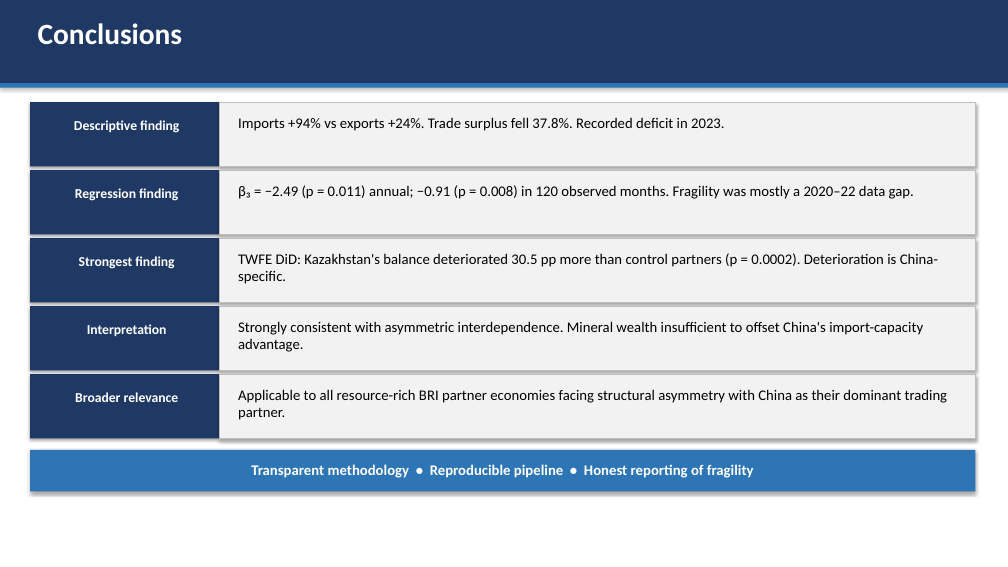
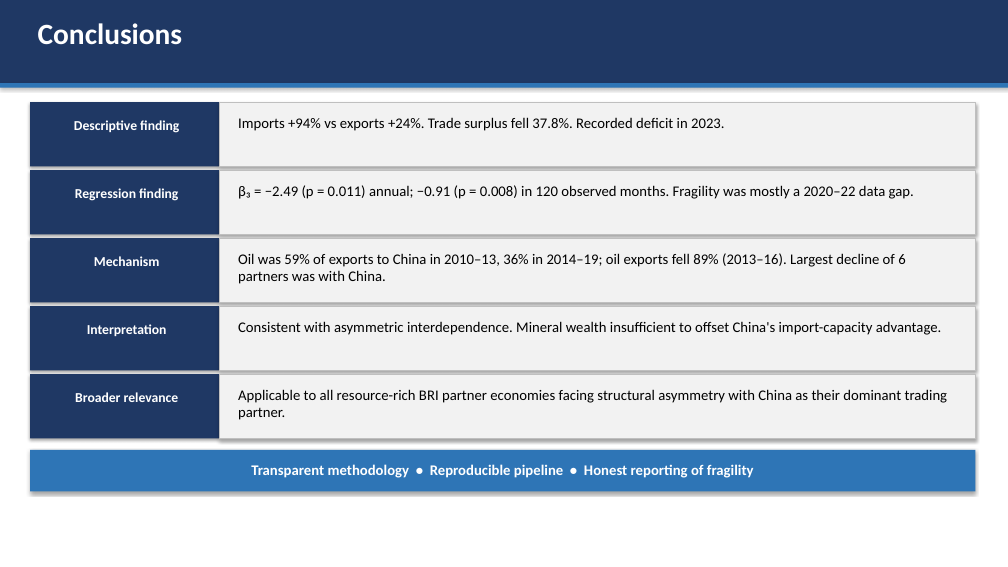
Before and after one commit to omirbeknikar-ship-it/dissertation-final, a slide deck: slide 22 of Paper/defense_presentation.pptx. Drawn at 1008x567 pixels with LibreOffice and Linux fonts; fonts in the diff are those of the drawing. Boxes give left, top, right and bottom in pixels: in the first picture for what was removed or moved away, otherwise in the second. Text is boxed around its words. In the diff, an @@ line names an element or a change of style, - is before the commit and + after.

```diff
--- a/Paper/defense_presentation.pptx
+++ b/Paper/defense_presentation.pptx
@@ text at (94, 256, 160, 266): text changed @@
-Strongest finding
+Mechanism
@@ text at (238, 253, 905, 284): text changed @@
-TWFE DiD: Kazakhstan's balance deteriorated 30.5 pp more than control partners (p = 0.0002). Deterioration is China-specific.
+Oil was 59% of exports to China in 2010–13, 36% in 2014–19; oil exports fell 89% (2013–16). Largest decline of 6 partners was with China.
@@ text at (238, 321, 942, 335): text changed @@
-Strongly consistent with asymmetric interdependence. Mineral wealth insufficient to offset China's import-capacity advantage.
+Consistent with asymmetric interdependence. Mineral wealth insufficient to offset China's import-capacity advantage.
```
Also in this commit, not shown: 4 other slides changed, 29 other files.
